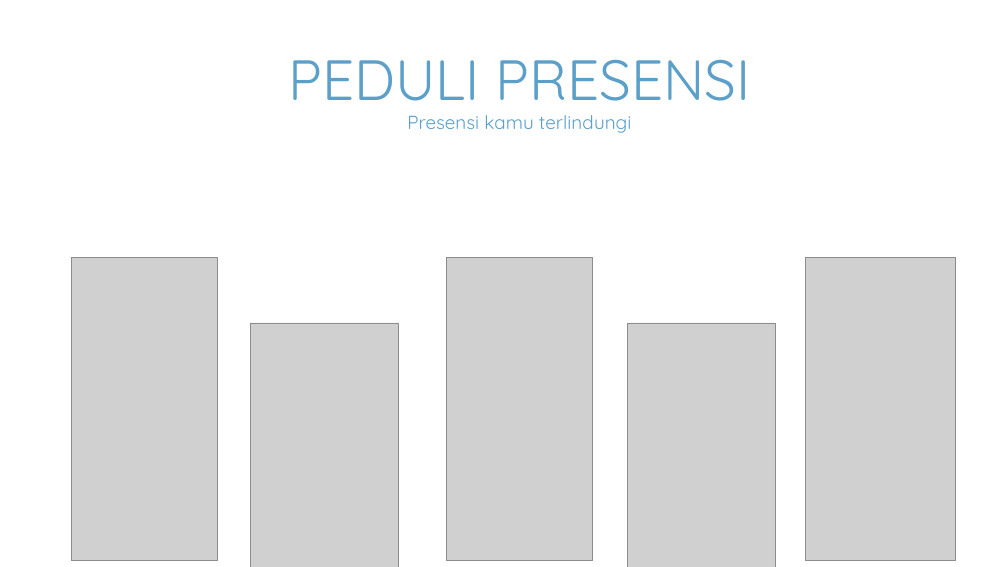
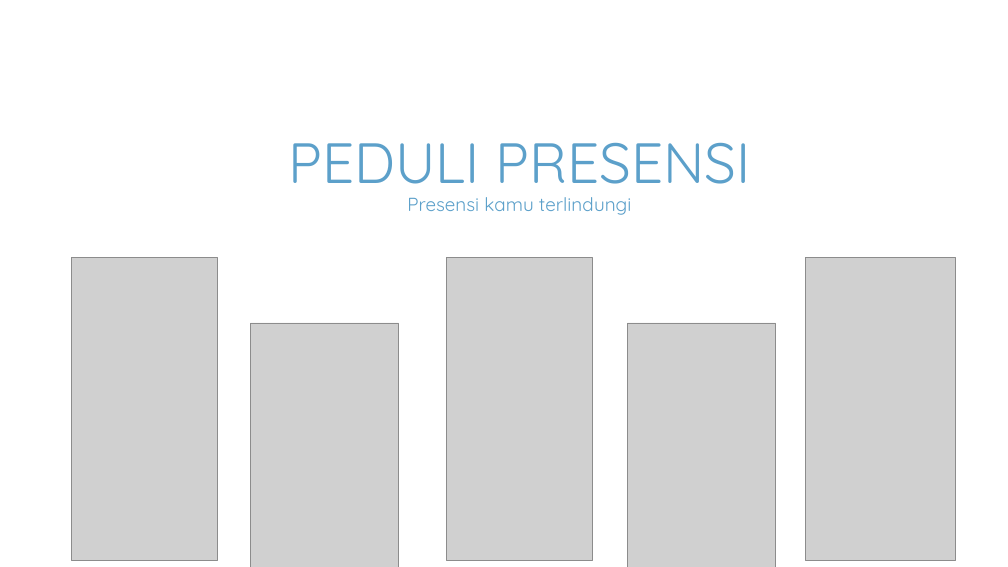
Before and after one commit to gunadermawan/android-PeduliPresensi-kotlin, a slide deck: slide 7 of dokumen/ppt_csd40.pptx (slide 1 before the commit). Drawn at 1008x567 pixels with LibreOffice and Linux fonts; fonts in the diff are those of the drawing; grey boxes stand for pictures. Boxes give left, top, right and bottom in pixels: in the first picture for what was removed or moved away, otherwise in the second. Text is boxed around its words. In the diff, an @@ line names an element or a change of style, - is before the commit and + after.

```diff
--- a/dokumen/ppt_csd40.pptx
+++ b/dokumen/ppt_csd40.pptx
@@ title "PEDULI PRESENSI Presensi kamu terlindungi": place and size @@
-title "PEDULI PRESENSI Presensi kamu terlindungi" at [288,60,750,133]
+title "PEDULI PRESENSI Presensi kamu terlindungi" at [288,143,750,215]
```
Also in this commit, not shown: 1 other slide changed, 7 slides added.
